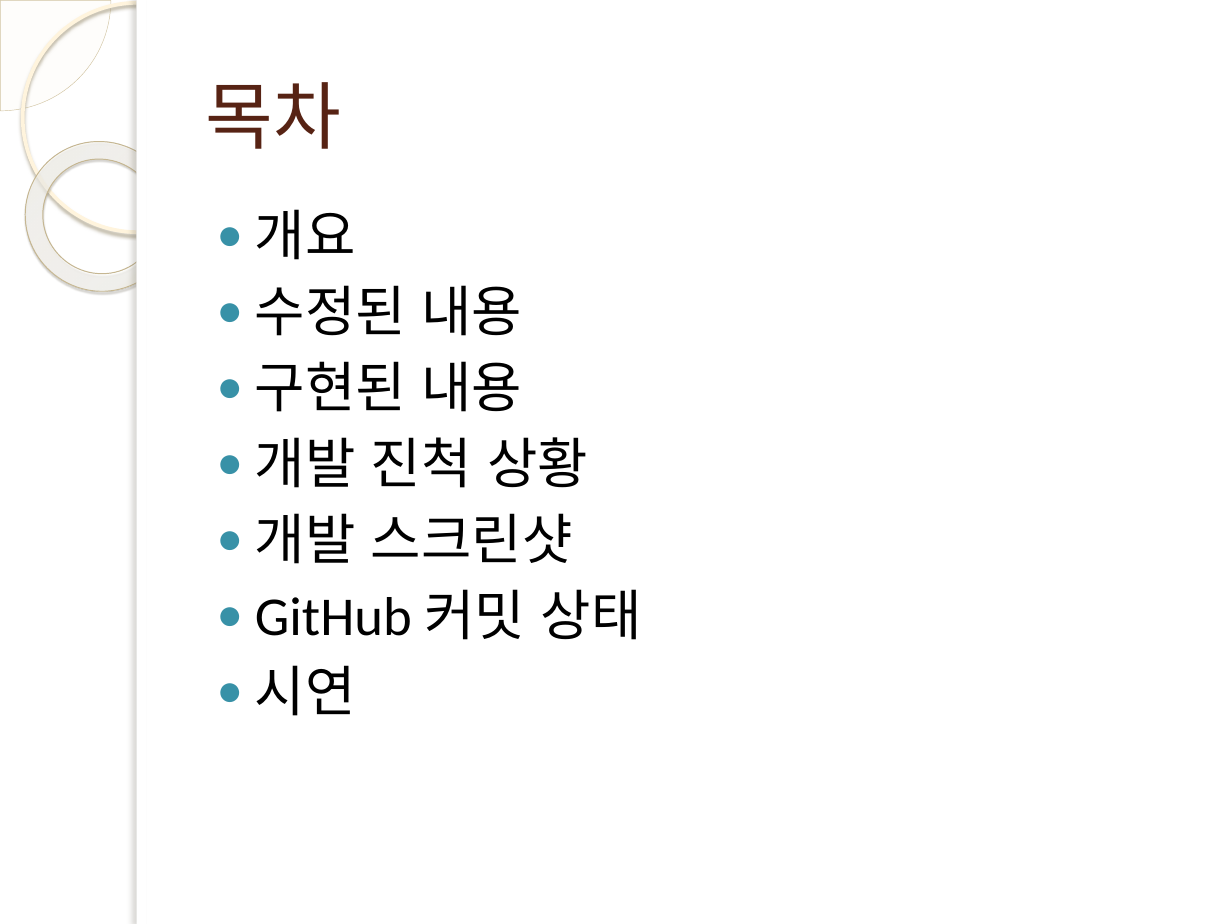
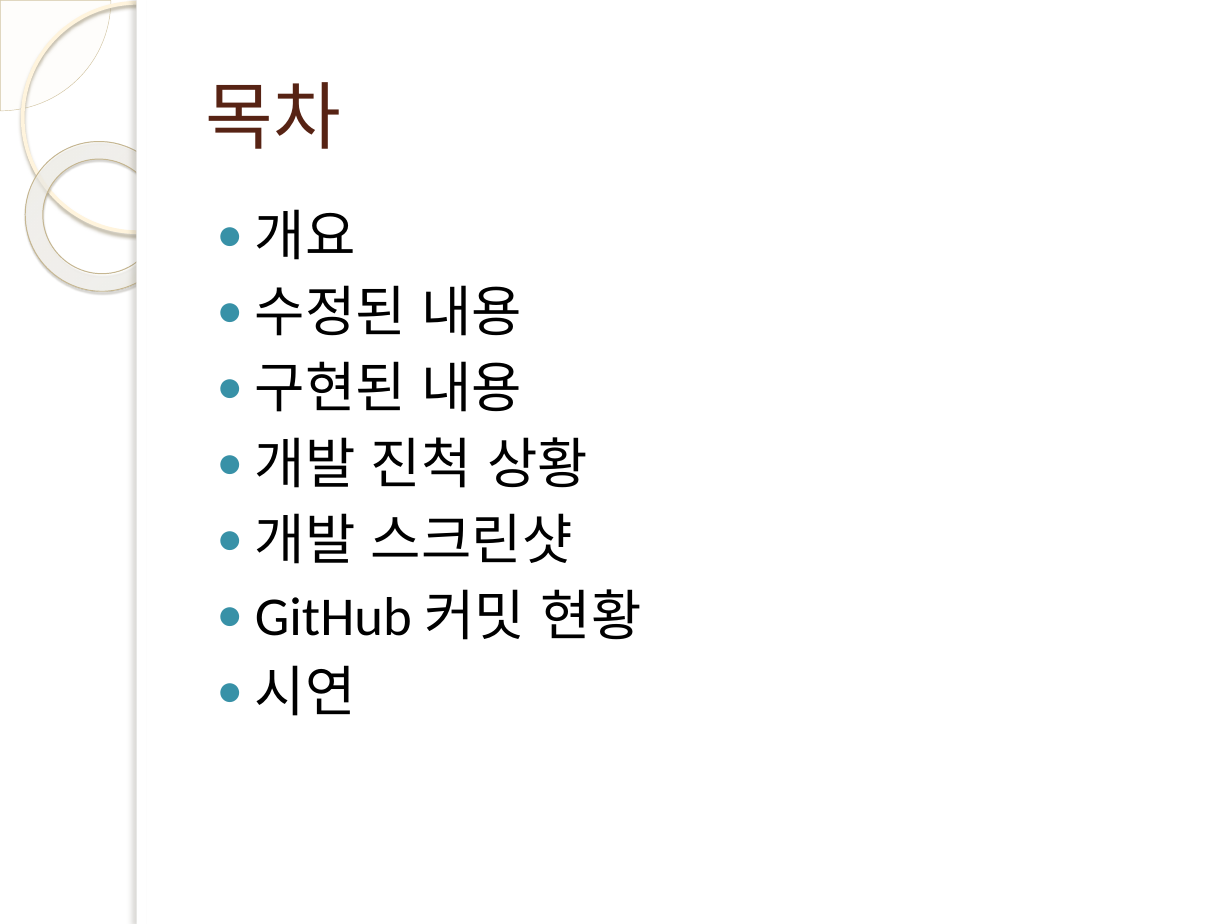
Before and after one commit to batherit/ScriptProject, a slide deck: slide 2 of 분실물 찾아요(중간).pptx. Drawn at 1232x924 pixels with LibreOffice and Linux fonts; fonts in the diff are those of the drawing; background and template pictures are left out. Boxes give left, top, right and bottom in pixels: in the first picture for what was removed or moved away, otherwise in the second. Text is boxed around its words. In the diff, an @@ line names an element or a change of style, - is before the commit and + after.

```diff
--- a/분실물 찾아요(중간).pptx
+++ b/분실물 찾아요(중간).pptx
@@ text at bbox=[255, 589, 642, 640]: text changed @@
-● GitHub 커밋 상태
+● GitHub 커밋 현황
```
Also in this commit, not shown: 1 other slide changed.
